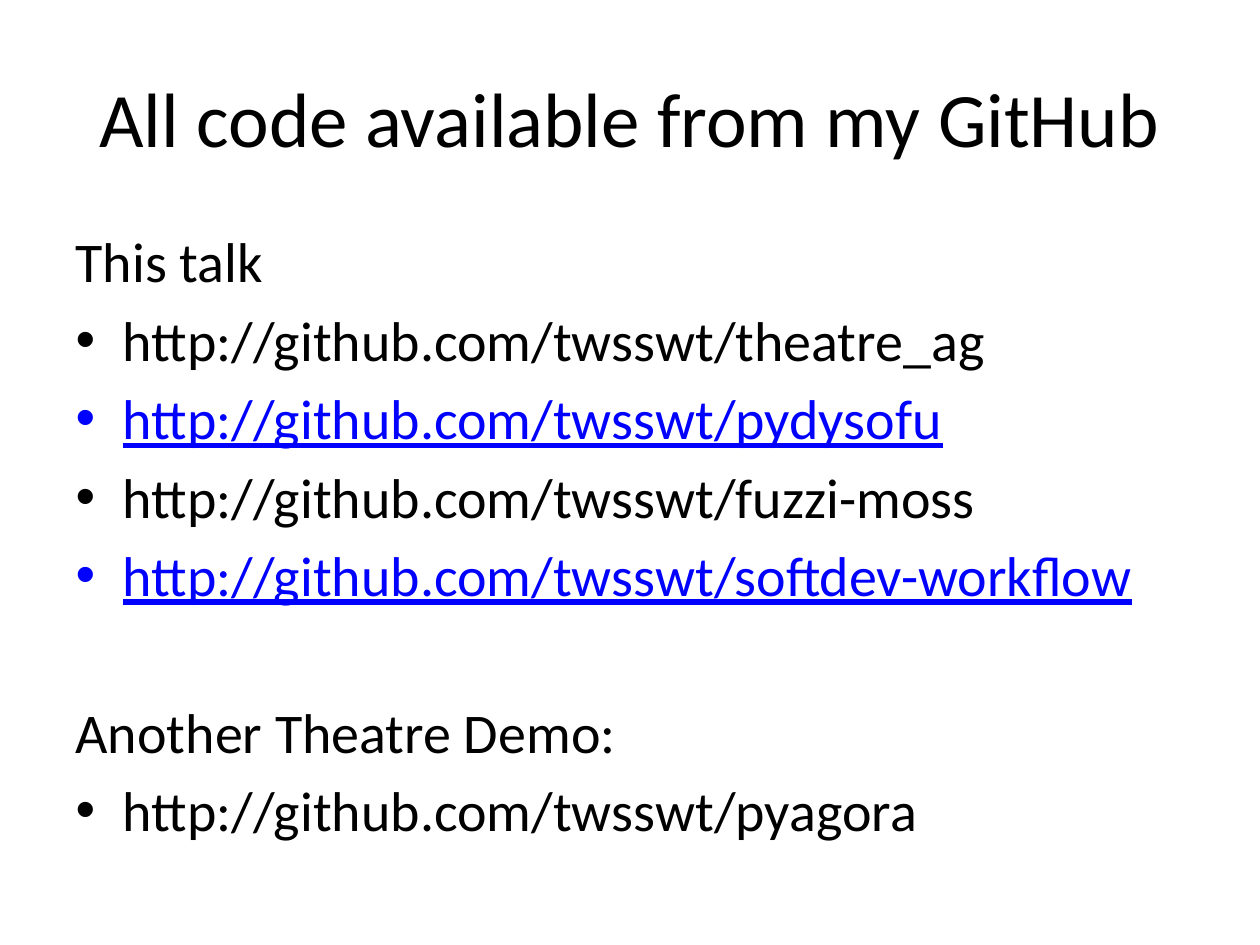
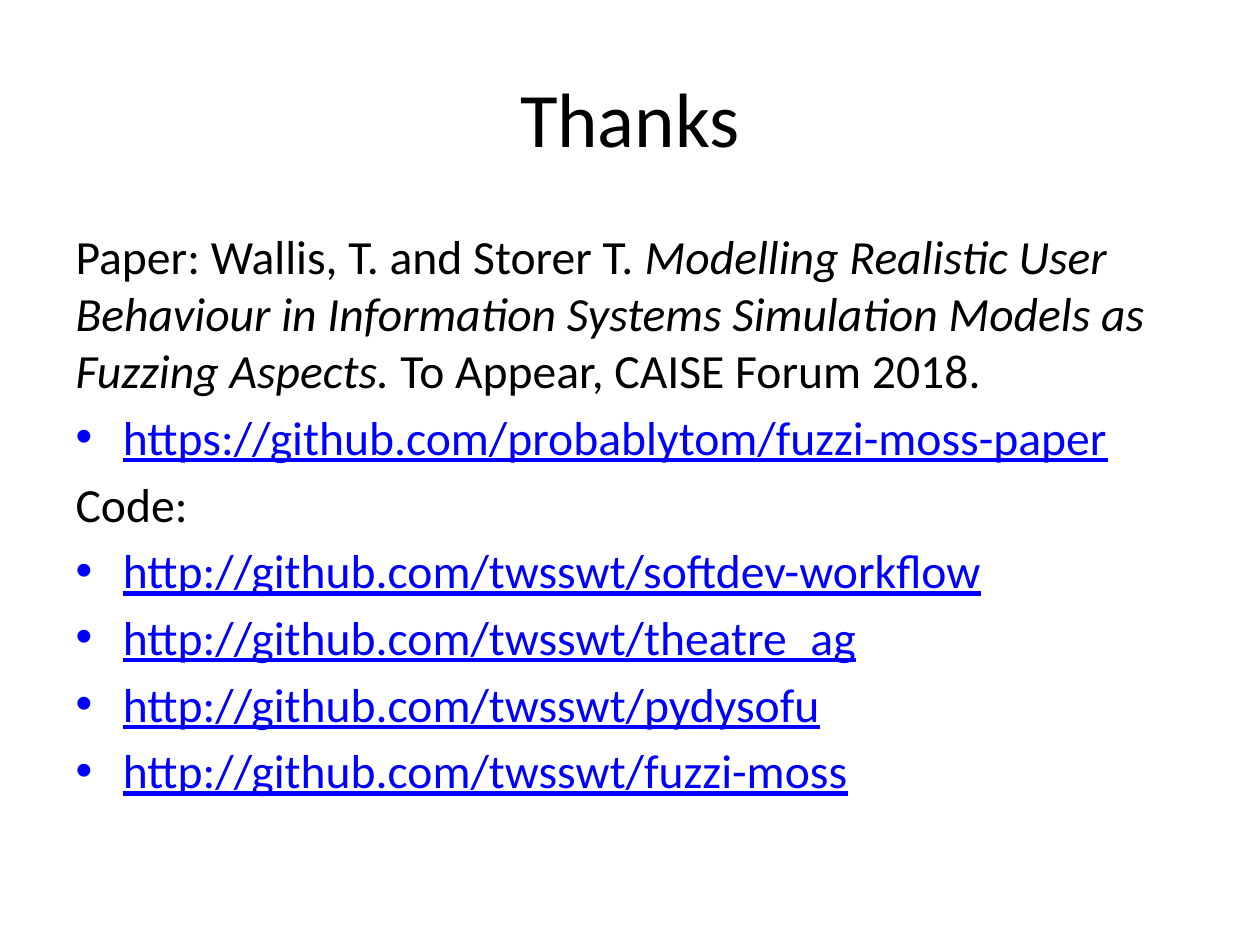
Before and after one commit to probablytom/fuzzi-moss-paper, a slide deck: slide 18 of Presentation.pptx (slide 2 before the commit). Drawn at 1260x945 pixels with LibreOffice and Linux fonts; fonts in the diff are those of the drawing. Boxes give left, top, right and bottom in pixels: in the first picture for what was removed or moved away, otherwise in the second. Text is boxed around its words. In the diff, an @@ line names an element or a change of style, - is before the commit and + after.

```diff
--- a/Presentation.pptx
+++ b/Presentation.pptx
@@ title at <box>520,93,740,148</box>: text changed @@
-All code available from my GitHub
+Thanks
@@ text at <box>76,241,1144,597</box>: text changed; size 32 to 27.2 pt @@
-This talk
+Paper: Wallis, T. and Storer T. Modelling Realistic User Behaviour in Information Systems Simulation Models as Fuzzing Aspects. To Appear, CAISE Forum 2018.
+• https://github.com/probablytom/fuzzi-moss-paper
+Code:
+• http://github.com/twsswt/softdev-workflow
@@ text at <box>76,557,1131,841</box>: paragraphs removed @@
-• http://github.com/twsswt/softdev-workflow
-Another Theatre Demo:
-• http://github.com/twsswt/pyagora
@@ text at <box>123,622,856,797</box>: size 32 to 27.2 pt in "http://github.com/twsswt/theatre_ag", "http://github.com/twsswt/pydysofu", "http://github.com/twsswt/fuzzi-moss"; text colour #000000 to #0000FF, underline on in "http://github.com/twsswt/theatre_ag", "http://github.com/twsswt/fuzzi-moss" @@
```
Also in this commit, not shown: 10 other slides changed, 3 slides added, 17 slides removed.
